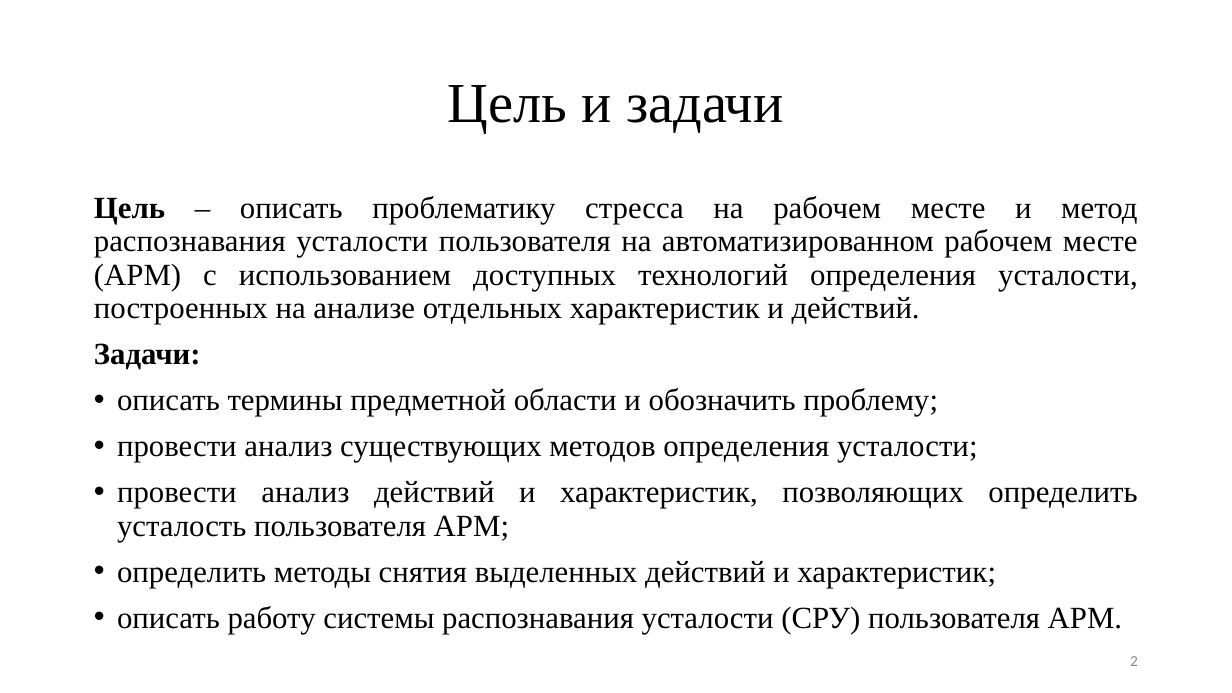
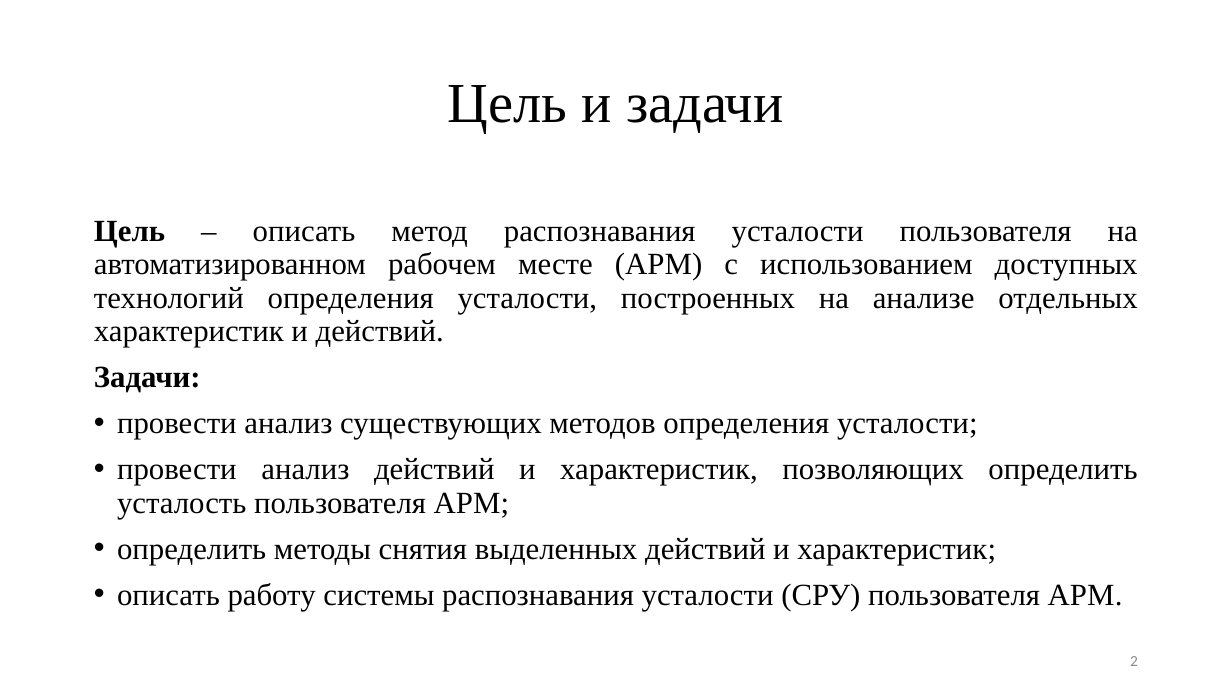
Before and after one commit to TheSawIsTheLaw/FatigueRecognitionSystem, a slide deck: slide 2 of Presentation/presentation.pptx. Drawn at 1232x693 pixels with LibreOffice and Linux fonts; fonts in the diff are those of the drawing. Boxes give left, top, right and bottom in pixels: in the first picture for what was removed or moved away, otherwise in the second. Text is boxed around its words. In the diff, an @@ line names an element or a change of style, - is before the commit and + after.

```diff
--- a/Presentation/presentation.pptx
+++ b/Presentation/presentation.pptx
@@ text at (94, 220, 1138, 347): text changed @@
-Цель – описать проблематику стресса на рабочем месте и метод распознавания усталости пользователя на автоматизированном рабочем месте (АРМ) с использованием доступных технологий определения усталости, построенных на анализе отдельных характеристик и действий.
+Цель – описать метод распознавания усталости пользователя на автоматизированном рабочем месте (АРМ) с использованием доступных технологий определения усталости, построенных на анализе отдельных характеристик и действий.
@@ text at (117, 388, 938, 416): paragraph removed @@
-• описать термины предметной области и обозначить проблему;
```
Also in this commit, not shown: 1 other slide changed, 3 slides added, 4 slides removed, 1 other file.
